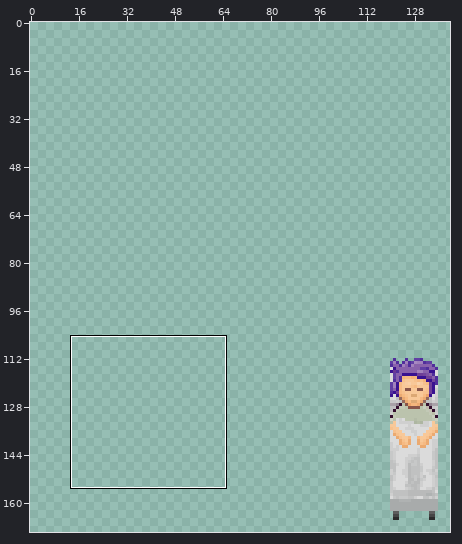
Edited in one commit: sprite sheet (src/track2/hospital-fg.png). Above, an overview of the earlier version with the close-up marked.
Close-up. The starting point:
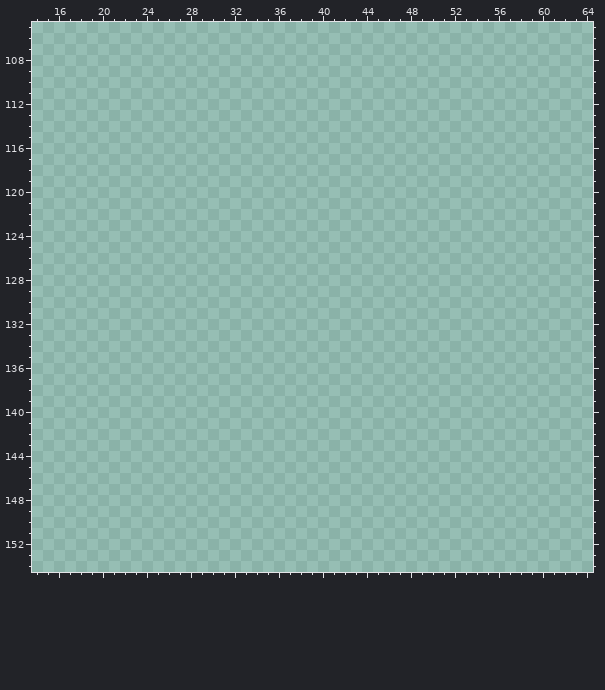
The file is 256x256 pixels. Colours within 5 levels of each other are drawn and written as one. Shown: x 14..64, y 105..154. The wide view leaves out empty margins. The commit also changed other parts of the picture, which this record leaves out.
And afterwards:
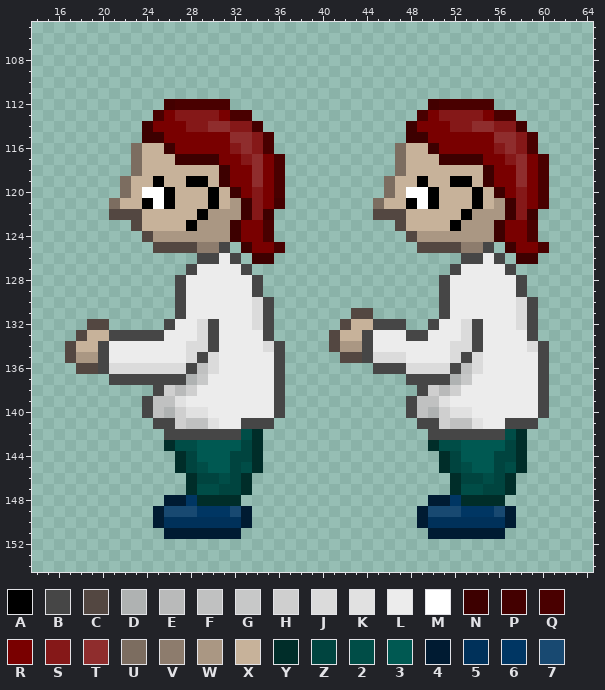
Palette (. is transparent): A #000000  B #464646  C #534741  D #afb2b2  E #b9baba  F #c0c1c1  G #c7c8c8  H #cfcfcf  J #dbdbdb  K #e1e1e1  L #ececec  M #ffffff  N #3d0000  P #430000  Q #490000  R #790000  S #851818  T #8f2d2d  U #7c6d60  V #8d7c6d  W #aa9783  X #c7b29a  Y #002d29  Z #00443f  2 #004d47  3 #005952  4 #001b32  5 #00315a  6 #003663  7 #184971
Changes in this commit:
y 112: x 26..31 ...... -> PQQQQQ; x 50..55 ...... -> PQQQQQ
y 113: x 25..33 ......... -> QRSSSSRQQ; x 49..57 ......... -> QRSSSSRQQ
y 114: x 24..34 ........... -> NRRRSSTTSSP; x 48..58 ........... -> NRRRSSTTSSP
y 115: x 24..35 ............ -> NNRRRRRRTTSQ; x 48..59 ............ -> NNRRRRRRTTSQ
y 116: x 23..35 ............. -> UXXNRRRRRSTSQ; x 47..59 ............. -> UXXNRRRRRSTSQ
y 117: x 23..36 .............. -> UXXXNNNNRRSTRQ; x 47..60 .............. -> UXXXNNNNRRSTRQ
y 118: x 23..36 .............. -> UXXXXXXXNRRTRQ; x 47..60 .............. -> UXXXXXXXNRRTRQ
y 119: x 22..36 ............... -> UXXAXXAAXNRRTRQ; x 46..60 ............... -> UXXAXXAAXNRRTRQ
y 120: x 22..36 ............... -> UXMMAXXXAXNRSRQ; x 46..60 ............... -> UXMMAXXXAXNRSRQ
y 121: x 21..36 ................ -> UXXAMAXXXAXWNSRP; x 45..60 ................ -> UXXAMAXXXAXWNSRQ
y 122: x 21..35 ............... -> CCCXXXXXAWWWNSN; x 45..59 ............... -> CCCXXXXXAWWWNSN
y 123: x 23..35 ............. -> CXXXXAWWWNRRQ; x 47..59 ............. -> CXXXXAWWWNRRQ
y 124: x 24..35 ............ -> CWWWWWWWNRRQ; x 48..59 ............ -> CWWWWWWWNRRQ
y 125: x 25..31 ....... -> CCCCVVB; x 33..36 .... -> NRRQ; x 49..55 ....... -> CCCCVVB; x 57..60 .... -> NRRQ
y 126: x 29..32 .... -> BBLB; x 34..35 .. -> NN; x 53..56 .... -> BBLB; x 58..59 .. -> NN
y 127: x 28..33 ...... -> BLLLLB; x 52..57 ...... -> BLLLLB
y 128..129: x 27..34 ........ -> BLLLLLLB; x 51..58 ........ -> BLLLLLLB
y 130: x 27..35 ......... -> BLLLLLLJB; x 51..59 ......... -> BLLLLLLJB
y 131: x 27..35 ......... -> BLLLLLLJB; x 43..44 .. -> CC; x 51..59 ......... -> BLLLLLLJB
y 132: x 19..20 .. -> CC; x 26..35 .......... -> BLLJBLLLJB; x 42..47 ...... -> CXXBBB; x 50..59 .......... -> BLLJBLLLJB
y 133: x 18..35 .................. -> CXXBBBBBLLLJBLLLLB; x 41..59 ................... -> CXXBLLLBBLLLJBLLLLB
y 134: x 17..36 .................... -> CXXBLLLLLLLJJBLLLLJB; x 41..60 .................... -> CWWBLLLLLLLJJBLLLLJB
y 135: x 17..36 .................... -> CWWBLLLLLLLJBJLLLLLB; x 42..60 ................... -> CCBJJJLLLLJBJLLLLLB
y 136: x 18..36 ................... -> CCBJJJJJJJBFJLLLLLB; x 45..60 ................ -> BBBJJJJBFJLLLLLB
y 137: x 21..36 ................ -> BBBBBBBDGLLLLLLB; x 48..60 ............. -> BBBBDGLLLLLLB
y 138: x 25..36 ............ -> BHEHLLLLLLLB; x 49..60 ............ -> BHEHLLLLLLLB
y 139: x 24..36 ............. -> BFFKLLLLLLLLB; x 48..60 ............. -> BFFKLLLLLLLLB
y 140: x 24..36 ............. -> BFDHKKLLLLLLB; x 48..60 ............. -> BFDHKKLLLLLLB
y 141: x 25..35 ........... -> BBHFFKLLBBB; x 49..59 ........... -> BBHFFKLLBBB
y 142: x 26..34 ......... -> BBBBBBB2Y; x 50..58 ......... -> BBBBBBB2Y
y 143: x 26..34 ......... -> Y223333ZY; x 50..58 ......... -> Y223333ZY
y 144: x 27..34 ........ -> YZ333ZZY; x 51..58 ........ -> YZ333ZZY
y 145: x 27..34 ........ -> YZ233Z2Y; x 51..58 ........ -> YZ233Z2Y
y 146: x 28..33 ...... -> YZZ2ZY; x 52..57 ...... -> YZZ2ZY
y 147: x 28..33 ...... -> Y22ZZY; x 52..57 ...... -> Y22ZZY
y 148: x 26..32 ....... -> 446YYYY; x 50..56 ....... -> 446YYYY
y 149: x 25..33 ......... -> 477766674; x 49..57 ......... -> 477766674
y 150: x 25..33 ......... -> 455555554; x 49..57 ......... -> 455555554
y 151: x 26..32 ....... -> 4444444; x 50..56 ....... -> 4444444
